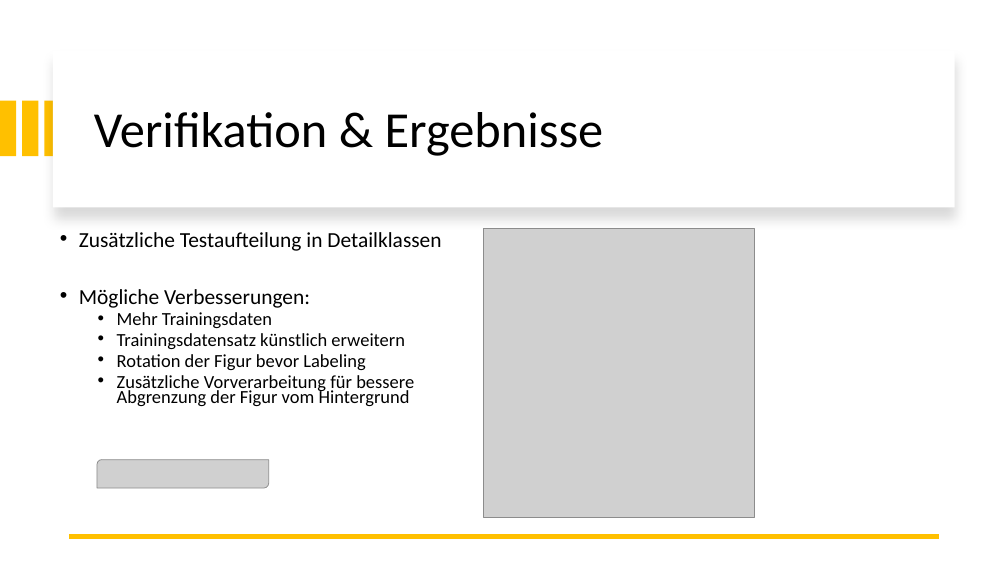
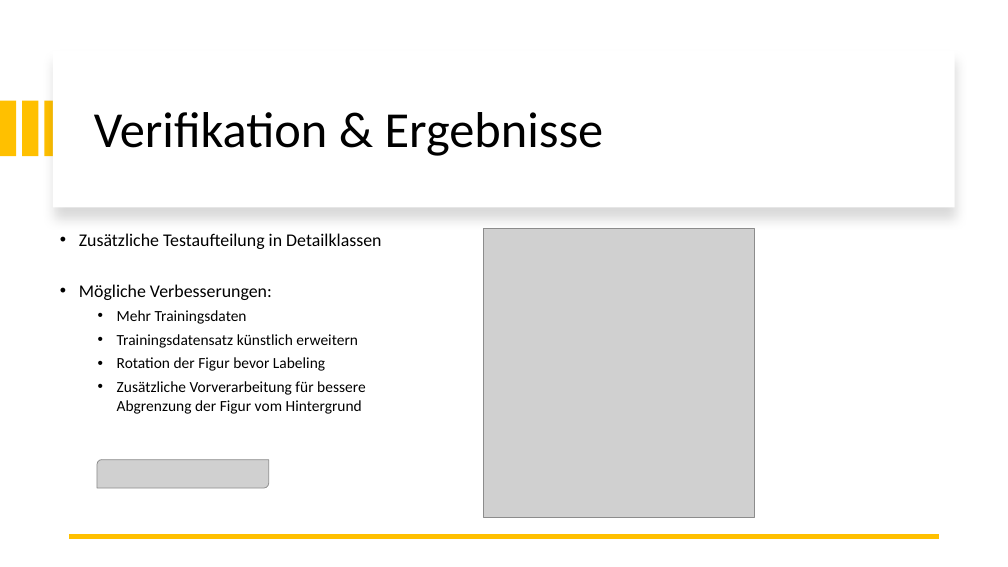
Before and after one commit to norbus161/Indiana-Jones-Defect-Detection, a slide deck: slide 12 of presentation/DIP-Project.pptx. Drawn at 1008x567 pixels with LibreOffice and Linux fonts; fonts in the diff are those of the drawing; grey boxes stand for pictures. Boxes give left, top, right and bottom in pixels: in the first picture for what was removed or moved away, otherwise in the second. Text is boxed around its words. In the diff, an @@ line names an element or a change of style, - is before the commit and + after.

```diff
--- a/presentation/DIP-Project.pptx
+++ b/presentation/DIP-Project.pptx
@@ text "Zusätzliche Testaufteilung in Detailklassen" at [79,233,381,414]: size 20.4 to 17.1 pt in "Zusätzliche Testaufteilung in Detailklassen", "Mögliche Verbesserungen:"; size 17.6 to 14.7 pt in "Mehr Trainingsdaten", "Trainingsdatensatz künstlich erweitern", "Rotation der Figur bevor Labeling", "Zusätzliche Vorverarbeitung für bessere Abgrenzung der Figur ..."; line spacing 0.7 to 1 @@
```
Also in this commit, not shown: 3 other slides changed.
